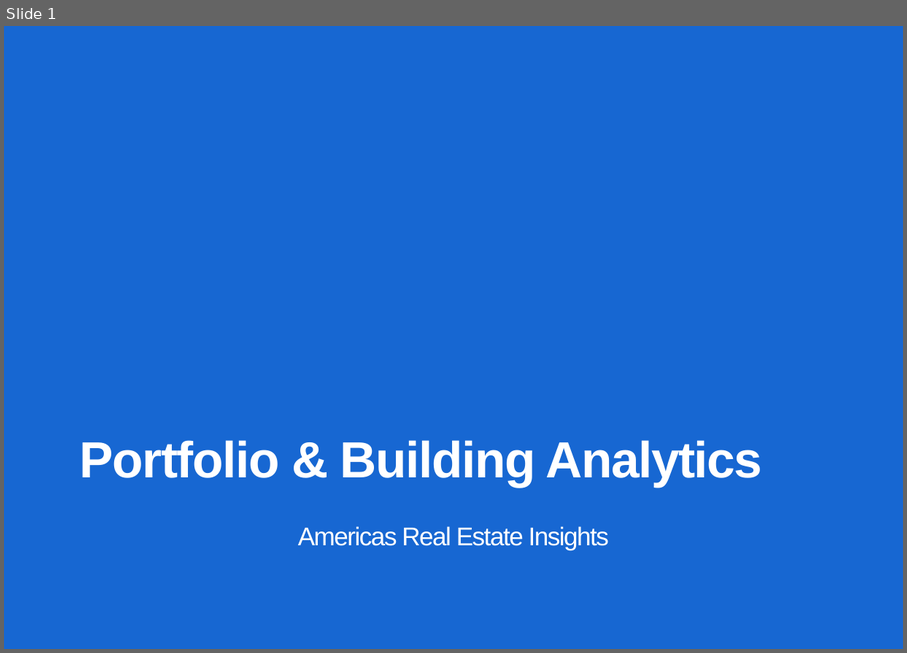
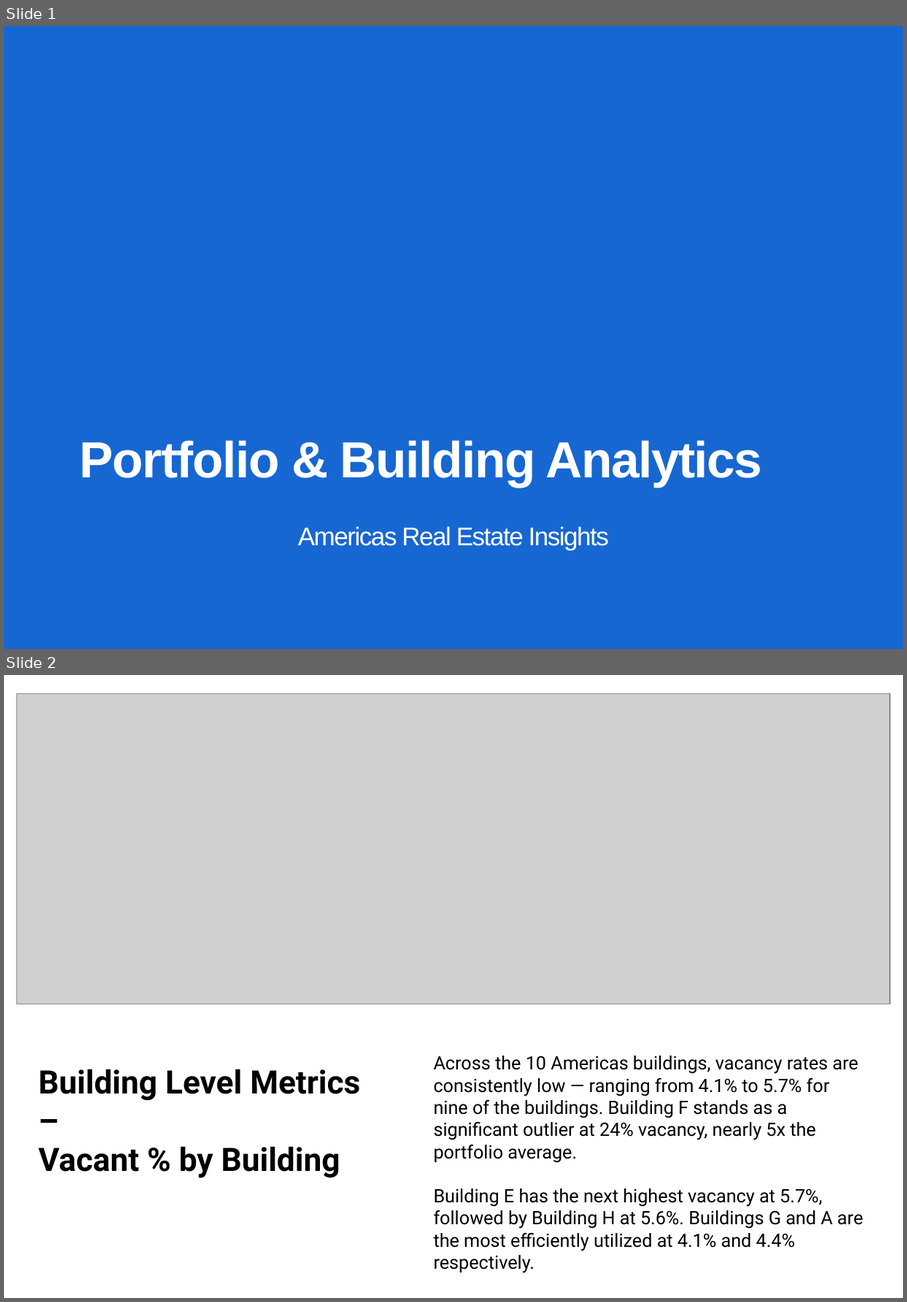
Before and after one commit to parokshs/conversational-ui, a slide deck: src/demo/presentation/assets/CWP_Template.pptx. Shown one above the other, each under a label of ours: slide 1 before the commit, slides 1 and 2 after it. The pictures are 907x653 and 907x1302 pixels, drawn with LibreOffice and Linux fonts; fonts in the diff are those of the drawing; grey boxes stand for pictures; background and template pictures are left out; a plain dark background stands for a picture behind light text. Boxes give left, top, right and bottom in pixels: in the first picture for what was removed or moved away, otherwise in the second. Text is boxed around its words. In the diff, an @@ line names an element or a change of style, - is before the commit and + after.

```diff
--- a/src/demo/presentation/assets/CWP_Template.pptx
+++ b/src/demo/presentation/assets/CWP_Template.pptx
@@ slide 2 added at (4,675,903,1298), background #FFFFFF @@
@@ rectangle added at (4,675,903,760), fill #1767D2 @@
@@ rectangle added at (4,675,903,761), fill #FFFFFF, outline #FFFFFF 1.5 pt @@
@@ picture added at (17,693,891,1003) @@
@@ text added at (38,1068,360,1178), 28 pt, text #000000, bold @@
+Building Level Metrics –
+Vacant % by Building
@@ text added at (434,1055,863,1251), 16 pt, text #000000 @@
+Across the 10 Americas buildings, vacancy rates are consistently low — ranging from 4.1% to 5.7% for nine of the buildings. Building F stands as a significant outlier at 24% vacancy, nearly 5x the portfolio average.
+Building E has the next highest vacancy at 5.7%, followed by Building H at 5.6%. Buildings G and A are the most efficiently utilized at 4.1% and 4.4% respectively.
```
Also in this commit, not shown: 4 slides changed, 7 slides removed, 29 other files.
